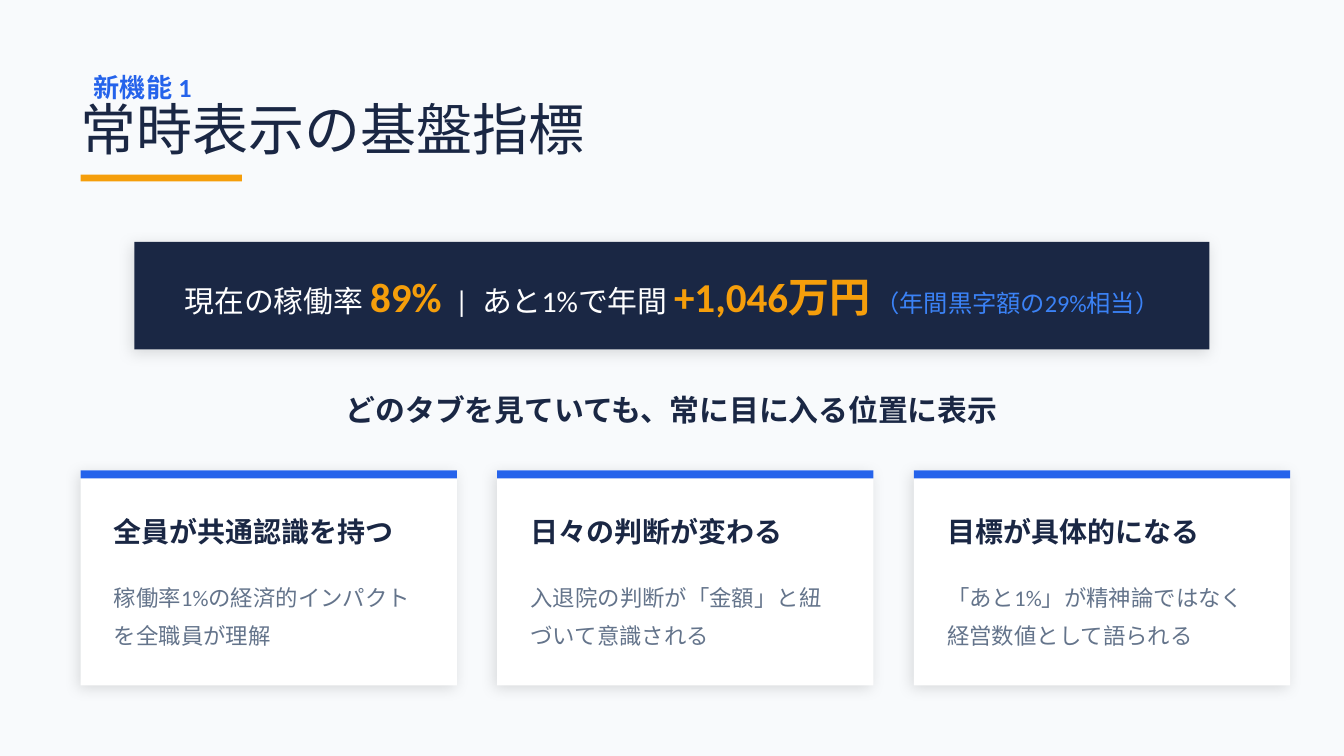
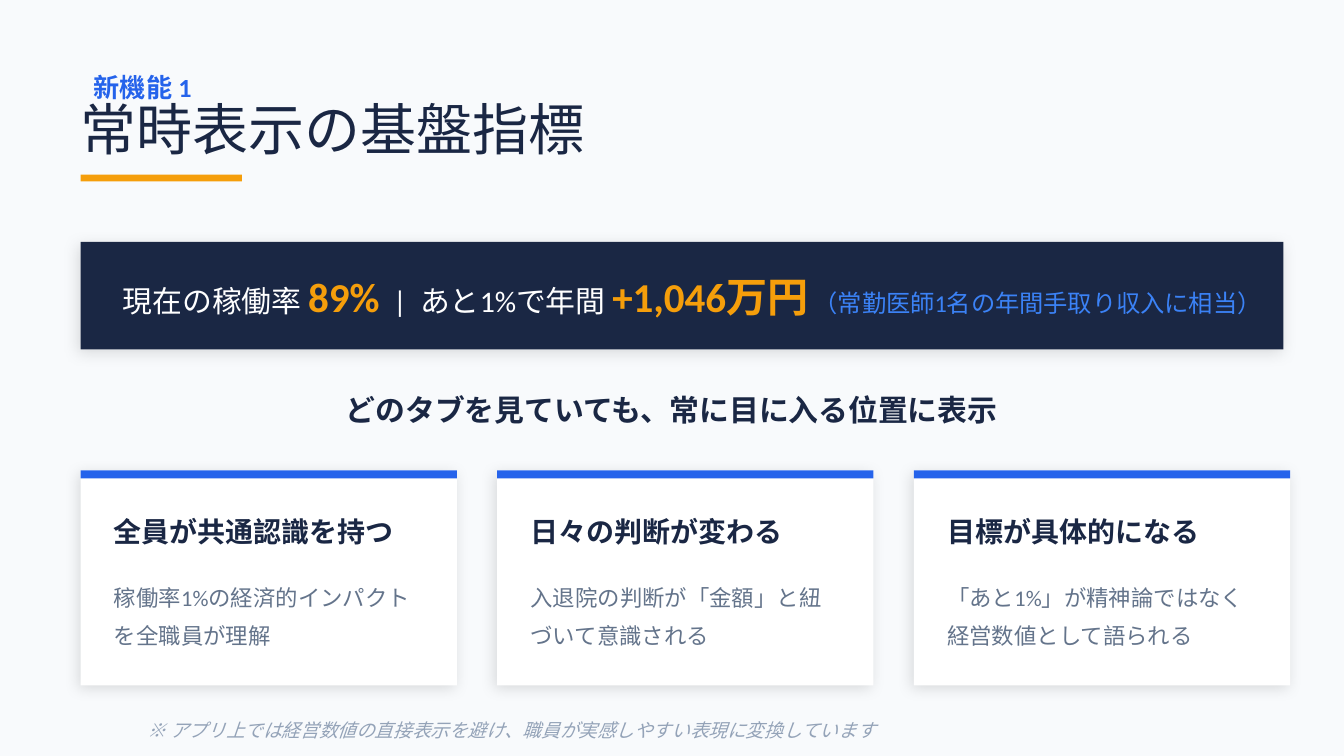
Before and after one commit to torukubota2023/bed-control-simulator, a slide deck: slide 5 of docs/admin/bed_control_evolution_presentation.pptx. Drawn at 1344x756 pixels with LibreOffice and Linux fonts; fonts in the diff are those of the drawing. Boxes give left, top, right and bottom in pixels: in the first picture for what was removed or moved away, otherwise in the second. Text is boxed around its words. In the diff, an @@ line names an element or a change of style, - is before the commit and + after.

```diff
--- a/docs/admin/bed_control_evolution_presentation.pptx
+++ b/docs/admin/bed_control_evolution_presentation.pptx
@@ rectangle: place and size @@
-rectangle at <box>134,242,1210,349</box>
+rectangle at <box>81,242,1284,349</box>
@@ text at <box>123,279,1262,318</box>: text changed; size 16 to 13 pt; text colour #FFFFFF to #3B82F6 @@
-現在の稼働率 89% | あと1%で年間 +1,046万円 （年間黒字額の29%相当）
+現在の稼働率 89% | あと1%で年間 +1,046万円 （常勤医師1名の年間手取り収入に相当）
@@ text added at <box>170,721,875,739</box>, 10 pt, text #94A3B8, italic @@
+※ アプリ上では経営数値の直接表示を避け、職員が実感しやすい表現に変換しています
```
Also in this commit, not shown: 10 other slides changed.
